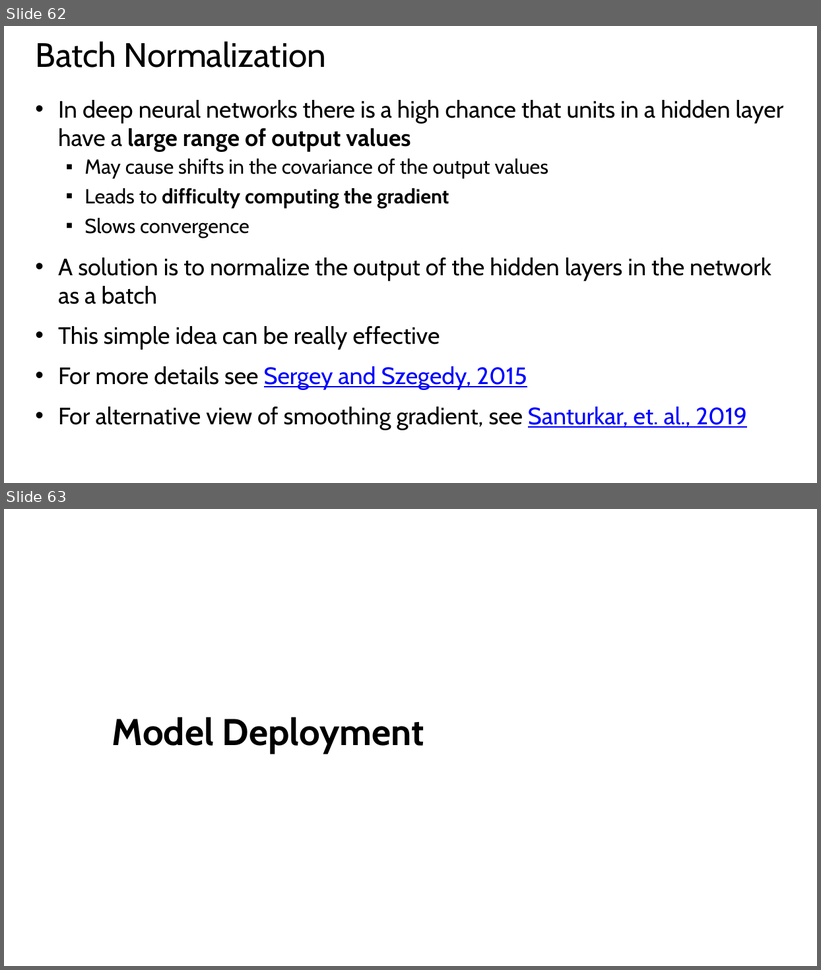
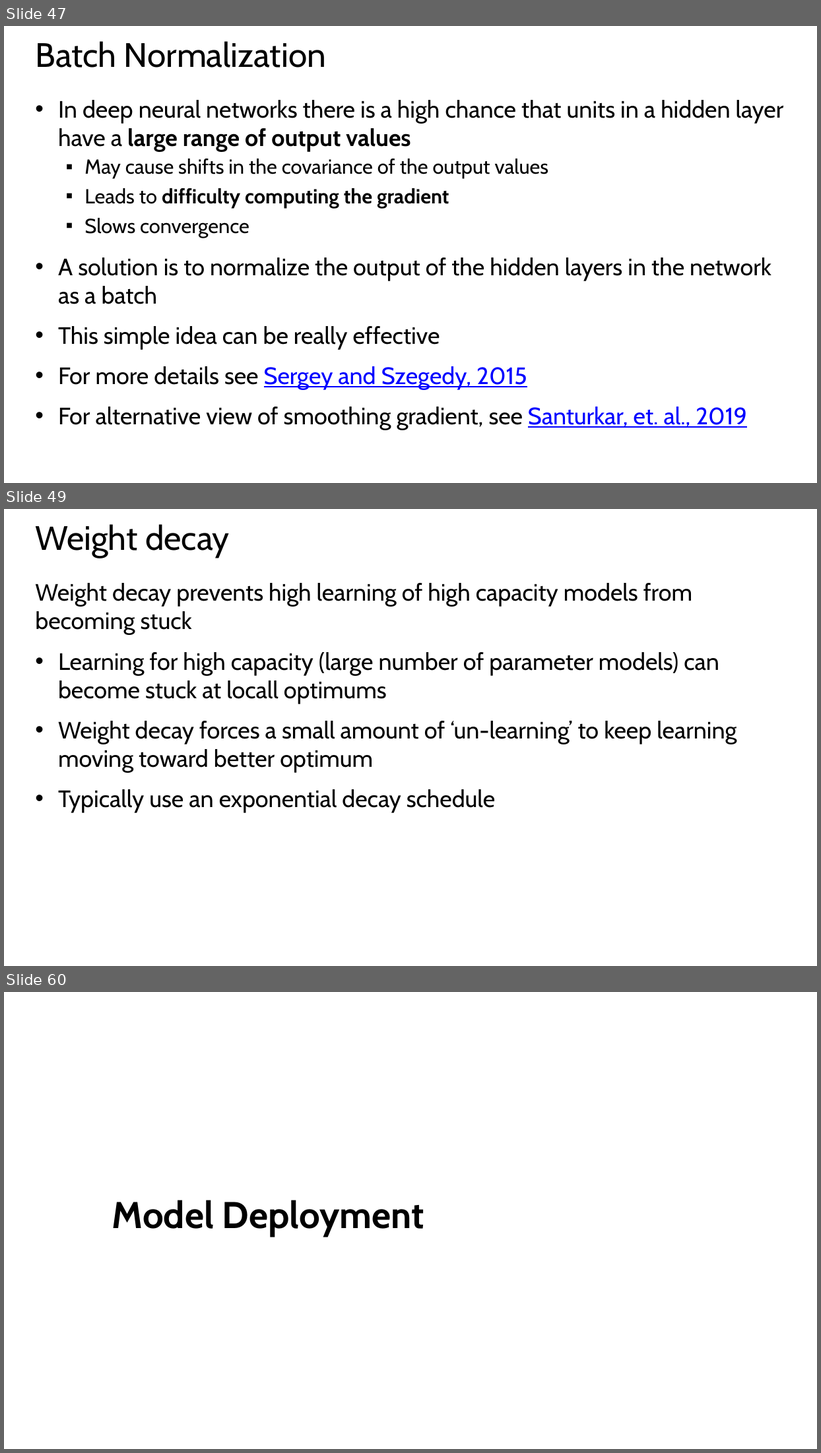
Before and after one commit to StephenElston/CSCI-E25, a slide deck: Slides/5_BuildingBlocksOfDeepLearning.pptx. Shown one above the other, each under a label of ours: slides 62 and 63 before the commit, slides 47, 49 and 60 after it; the slides between them are not shown. The pictures are 821x970 and 821x1453 pixels, drawn with LibreOffice and Linux fonts; fonts in the diff are those of the drawing. Boxes give left, top, right and bottom in pixels: in the first picture for what was removed or moved away, otherwise in the second. Text is boxed around its words. In the diff, an @@ line names an element or a change of style, - is before the commit and + after.

Commit message:
Added slides on NN architecture and learning

```diff
--- a/Slides/5_BuildingBlocksOfDeepLearning.pptx
+++ b/Slides/5_BuildingBlocksOfDeepLearning.pptx
@@ slide 49 added at box(4, 509, 817, 966), background #FFFFFF @@
@@ title added at box(36, 524, 230, 557), 40 pt, text #000000 @@
+Weight decay
@@ text added at box(35, 583, 737, 813), 28 pt, text #000000 @@
+Weight decay prevents high learning of high capacity models from becoming stuck
+• Learning for high capacity (large number of parameter models) can become stuck at locall optimums
+• Weight decay forces a small amount of ‘un-learning’ to keep learning moving toward better optimum
+• Typically use an exponential decay schedule
@@ what was slide 62 is now slide 47 @@
@@ what was slide 63 is now slide 60 @@
```
Also in this commit, not shown: 2 slides changed, 11 other slides added.
